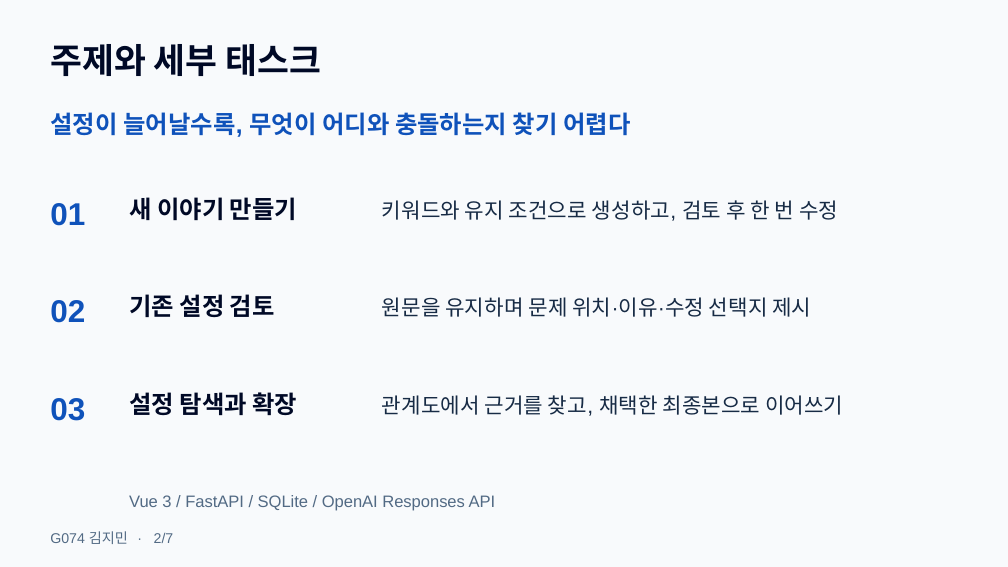
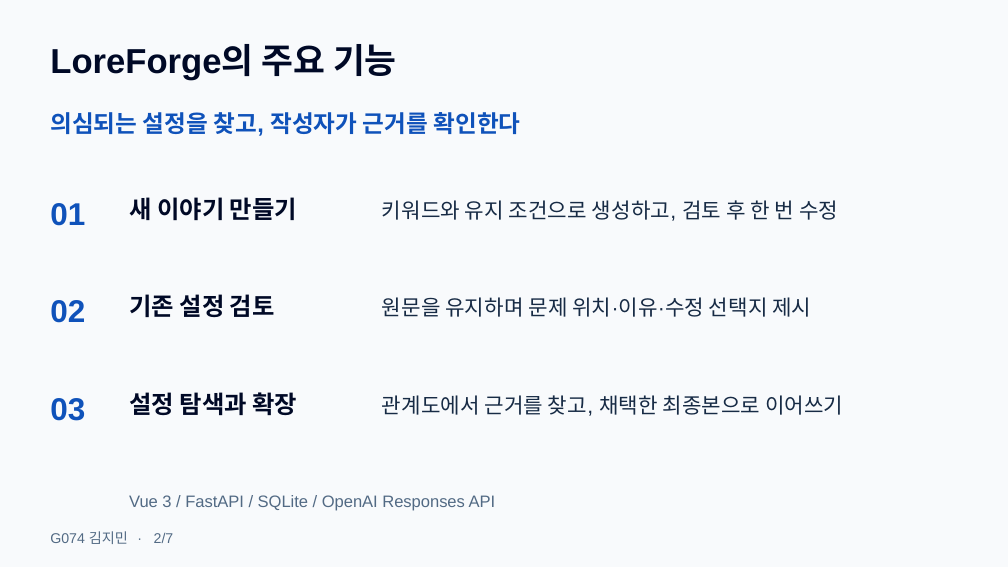
Before and after one commit to OMGimin/loreforge, a slide deck: slide 2 of docs/presentation/LoreForge-G074-KimJimin.pptx. Drawn at 1008x567 pixels with LibreOffice and Linux fonts; fonts in the diff are those of the drawing. Boxes give left, top, right and bottom in pixels: in the first picture for what was removed or moved away, otherwise in the second. Text is boxed around its words. In the diff, an @@ line names an element or a change of style, - is before the commit and + after.

Commit message:
docs(presentation): introduce worldbuilding review through familiar stories
변경 내용
- PPT 첫 장을 원피스·노블레스·외모지상주의·갓 오브 하이스쿨 이미지와 설정 일관성 질문으로 구성했다.
- 신의 탑 대신 샹크스와 갓 오브 하이스쿨의 제아봉침 25만 배 장면을 설명하며, 의도된 예외와 오류를 구분하는 문제 정의로 연결했다.
- PRESENTATION.md와 첫 세 장의 발표자 노트를 맞추고 앞 2분을 도입 55초·기능 25초·결과 40초로 재배분했다.
- 이미지 제공 경위, 확인 가능한 작품 안내, 사례 해석의 범위를 기록했다.

변경 이유
- 익숙한 작품으로 서비스의 필요성을 설명하되 작품별 설정 오류나 제작 의도를 근거 없이 단정하지 않기 위해 수정했다.
- 기존 Agent Graph·MCP·RAG 코드 설명 시간을 확보하며 5분 발표 구성을 유지했다.

검증
- finalize-opening.mjs: PPTX 무결성·레이아웃·폰트·재가져오기 검사 통과, 발견 사항 0건.
- check-opening.py: 총 7장과 대본·노트 일치, 제공 이미지 4장 원본 바이트 보존, 기존 3~7장 렌더 동일성 확인.
- 전체 7장 렌더를 확인했고 git diff --check를 통과했다.
- 발표 목표는 4분 45초이며 실제 낭독 시간은 측정하지 않았다. 애플리케이션 코드와 AI 실행 결과는 변경하지 않았다.

```diff
--- a/docs/presentation/LoreForge-G074-KimJimin.pptx
+++ b/docs/presentation/LoreForge-G074-KimJimin.pptx
@@ text at (50, 44, 397, 80): text changed @@
-주제와 세부 태스크
+LoreForge의 주요 기능
@@ text at (50, 112, 521, 136): text changed; size 23.2 to 22.5 pt @@
-설정이 늘어날수록, 무엇이 어디와 충돌하는지 찾기 어렵다
+의심되는 설정을 찾고, 작성자가 근거를 확인한다
```
Also in this commit, not shown: 1 other slide changed, 1 other file.
